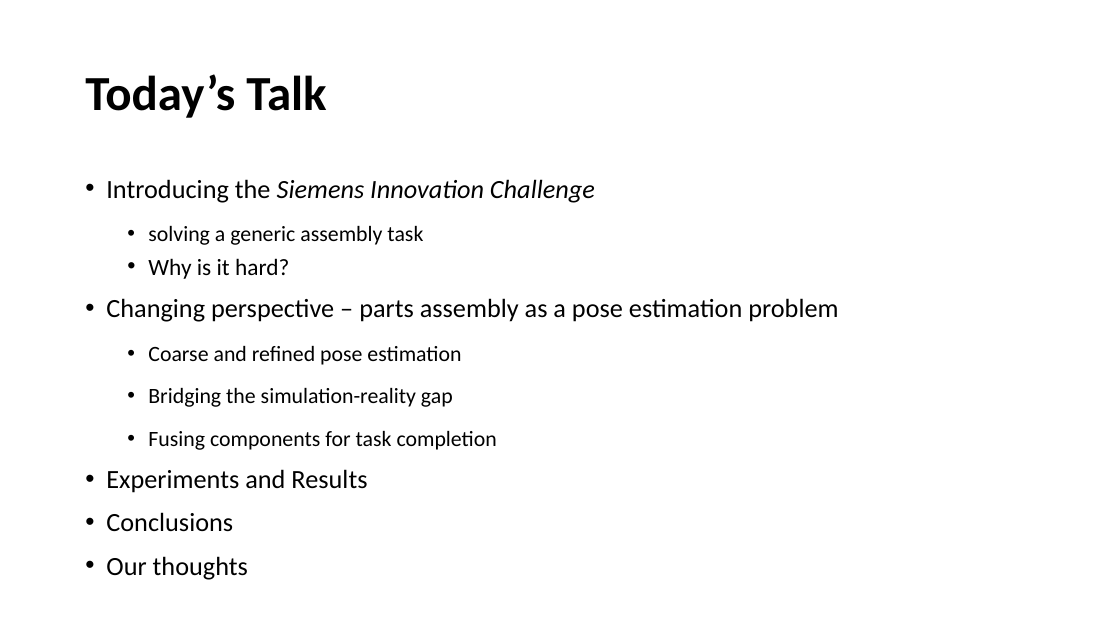
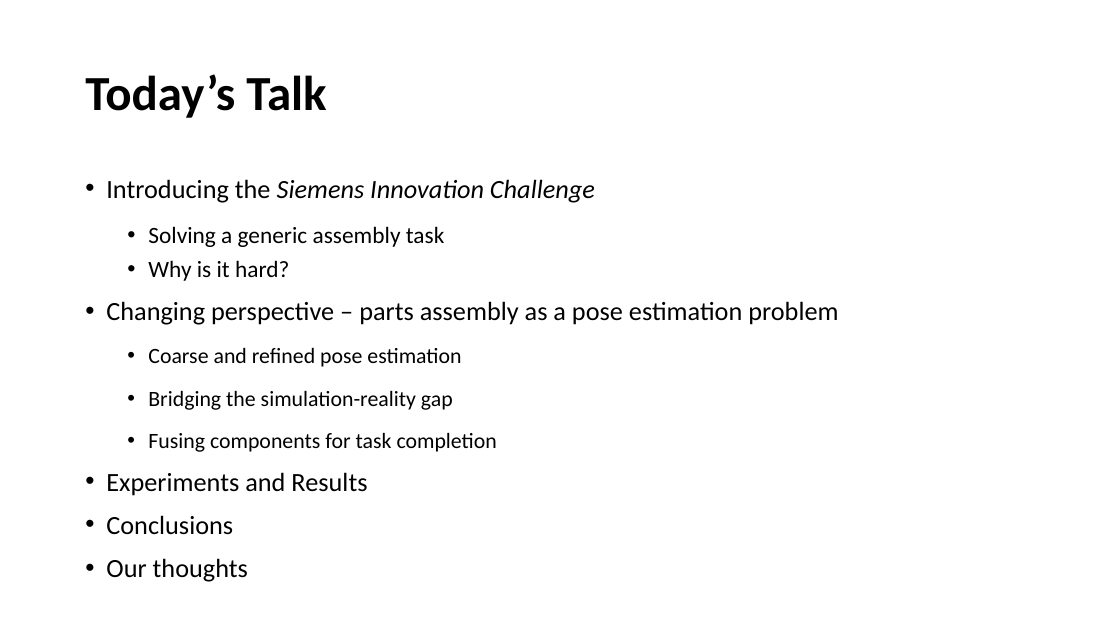
Before and after one commit to farjon/IRS_course, a slide deck: slide 2 of FinalProject/FinalProject.pptx. Drawn at 1120x630 pixels with LibreOffice and Linux fonts; fonts in the diff are those of the drawing. Boxes give left, top, right and bottom in pixels: in the first picture for what was removed or moved away, otherwise in the second. Text is boxed around its words. In the diff, an @@ line names an element or a change of style, - is before the commit and + after.

```diff
--- a/FinalProject/FinalProject.pptx
+++ b/FinalProject/FinalProject.pptx
@@ text at bbox=[148, 226, 445, 247]: text changed; size 18.8 to 20 pt @@
-  • solving a generic assembly task
+  • Solving a generic assembly task
```
Also in this commit, not shown: 5 other slides changed, 1 other file.
